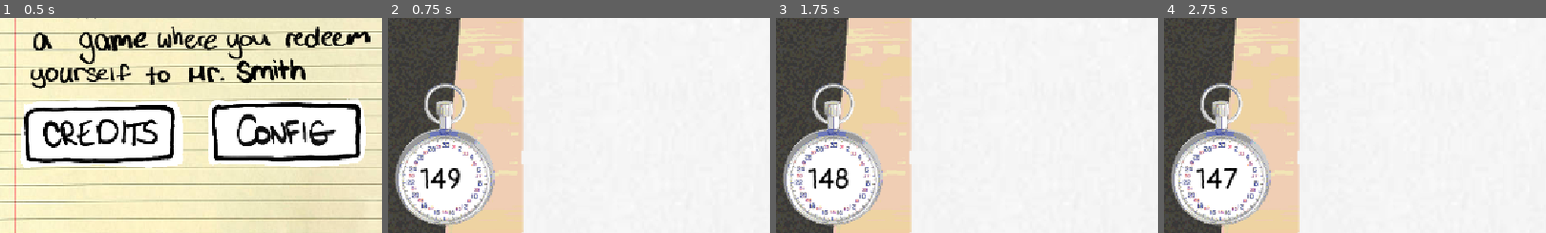
Above: before the commit, frames 1-4 (left to right).
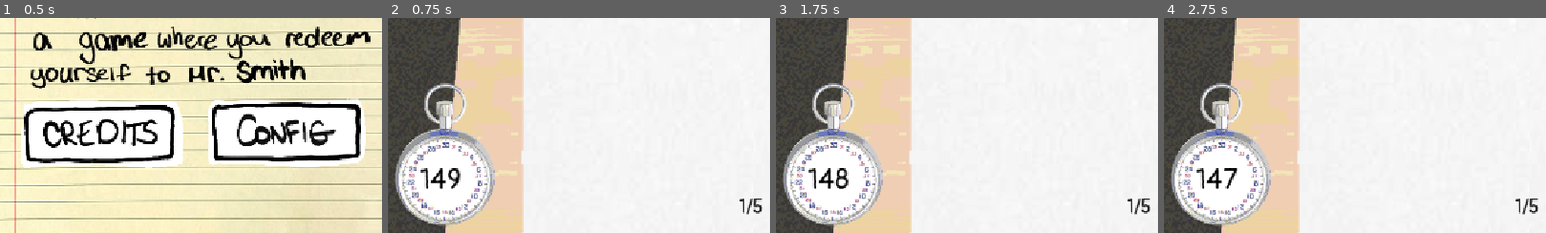
Above: after the commit, the same moments.

Repository: Vick-St3r/haven-keyboard
Game: Godot game, scene res://scenes/background.tscn
Two runs of this game, one before a commit and one after it. Both use one fixed random seed, a clock stepped at 60 frames per second and the inputs below.
Inputs (mouse positions are % of the whole screen's width and height, from its top left):
- Up to frame 1 (0.5 s): no input
- Up to frame 2 (0.75 s): tap Enter at 0.5, 0.6 s; move the mouse to (81, 75) at 0.52 s; click (81, 75) at 0.67 s
- Up to frame 3 (1.75 s): move the mouse to (47, 58) at 1.27 s; tap Keypad Enter at 1.35 s; click (47, 58) at 1.42 s
- Up to frame 4 (2.75 s): move the mouse to (60, 28) at 2.02 s; tap Tab at 2.1 s; click (60, 28) at 2.17 s
The pictures show only the part of the screen within x 1-51%, y 50-100%; the shares and areas given below are measured in that part.

Frame 1 is identical in both runs. In frame 2, 0.2% of the frame differs, in the area x 92-98%, y 84-92%; in frame 3, 0.2%; in frame 4, 0.2%.

Commit message:
Add progress indicator

Diff:
--- a/scenes/main_game.tscn
+++ b/scenes/main_game.tscn
@@ -100,6 +100,17 @@
 text = "WPM:
 "
 
+[node name="progress" type="Label" parent="stickynote" unique_id=994137281]
+offset_left = 266.0
+offset_top = 382.0
+offset_right = 389.0
+offset_bottom = 457.0
+theme_override_colors/font_color = Color(0, 0, 0, 1)
+theme_override_constants/paragraph_spacing = -10
+theme_override_fonts/font = ExtResource("2_72e8q")
+theme_override_font_sizes/font_size = 28
+horizontal_alignment = 2
+
 [node name="accuracy" type="Label" parent="stickynote" unique_id=1813165814]
 offset_left = -76.0
 offset_top = -2.0
--- a/scripts/main_game.gd
+++ b/scripts/main_game.gd
@@ -28,6 +28,7 @@
 @onready var wpmnote = $stickynote/wpm
 @onready var accuracy_note = $stickynote/accuracy
 @onready var grade = $grade/actualgrade
+@onready var progress: Label = $stickynote/progress
 
 # Called when the node enters the scene tree for the first time.
 func _ready() -> void:
@@ -71,6 +72,7 @@
 	textedit.set_text(targetText)
 
 	startTimer()
+	update_progress_label()
 
 	textedit.position.x = targetTextDisplay.position.x;
 	textedit.position.y = targetTextDisplay.position.y;
@@ -176,11 +178,14 @@
 
 		# initialize text preview
 		textedit.set_text(targetText)
+		update_progress_label()
 
 	camera.screen_shake(20, 0.2)
 	animation_player.play("shockwave")
 	animation_player.queue("RESET")
 
+func update_progress_label():
+	progress.text = str(curSentence+1) + "/" + str(originalSentences.size())
 
 func cloneTextResources():
 	print("cloning text files...")
